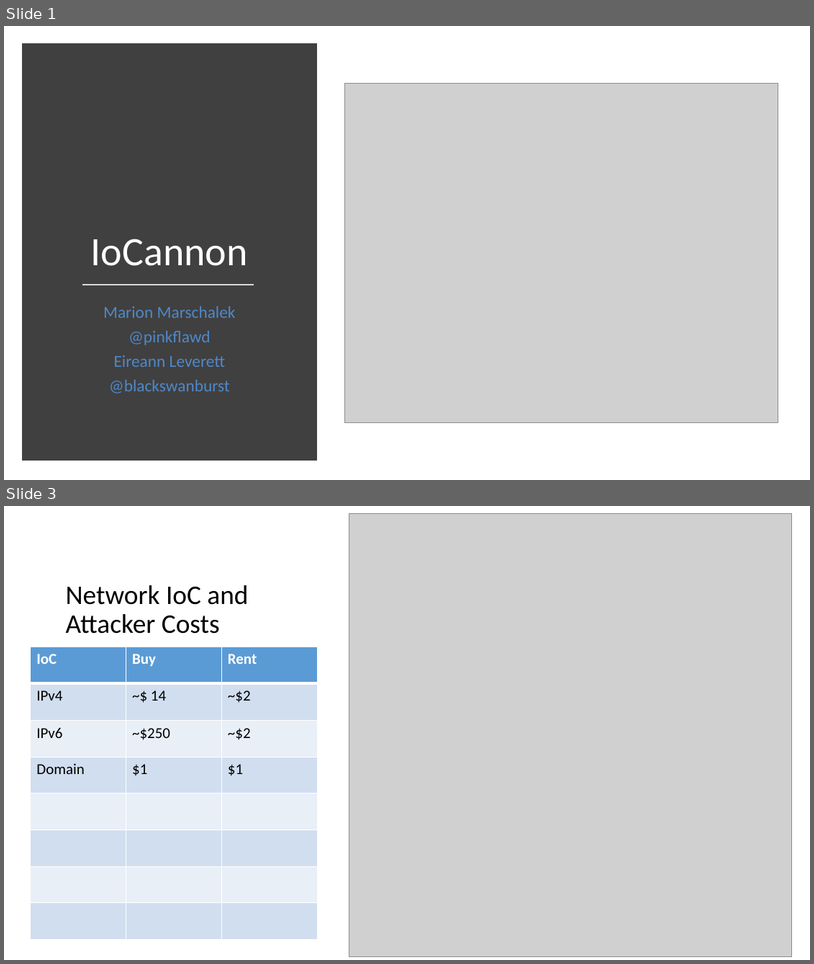
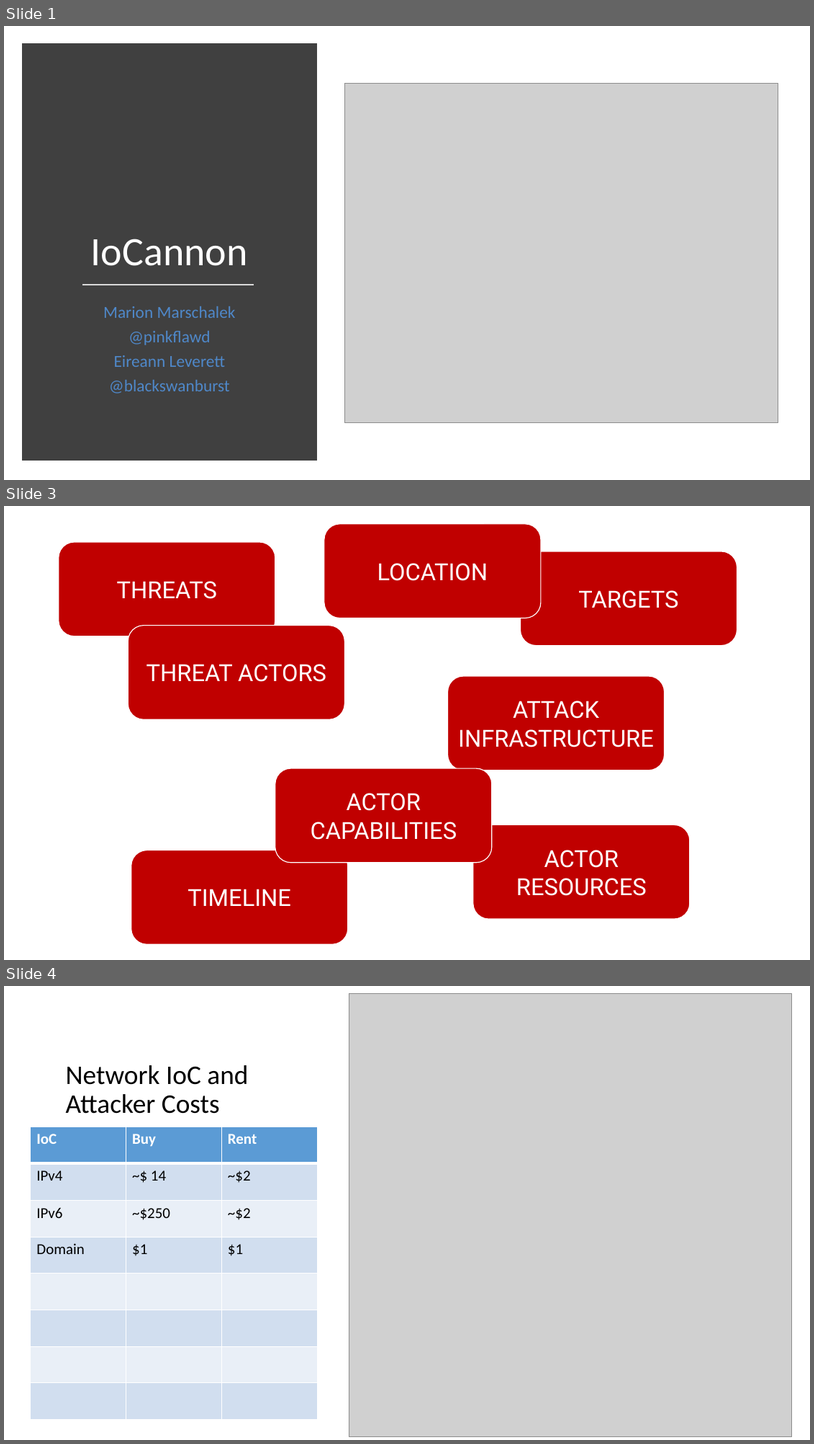
Before and after one commit to pinkflawd/IoCannon, a slide deck: draft.pptx. Shown one above the other, each under a label of ours: slides 1 and 3 before the commit, slides 1, 3 and 4 after it; the slides between them are not shown. The pictures are 814x964 and 814x1444 pixels, drawn with LibreOffice and Linux fonts; fonts in the diff are those of the drawing; grey boxes stand for pictures. Boxes give left, top, right and bottom in pixels: in the first picture for what was removed or moved away, otherwise in the second. Text is boxed around its words. In the diff, an @@ line names an element or a change of style, - is before the commit and + after.

```diff
--- a/draft.pptx
+++ b/draft.pptx
@@ slide 3 added at (4,506,810,960), background #FFFFFF @@
@@ rounded rectangle added at (324,524,541,618), fill #C00000, outline #FFFFFF 1 pt, 28 pt, text #FFFFFF @@
+LOCATION
@@ rounded rectangle added at (59,542,275,636), fill #C00000, outline #FFFFFF 1 pt, 28 pt, text #FFFFFF @@
+THREATS
@@ rounded rectangle added at (521,551,737,646), fill #C00000, outline #FFFFFF 1 pt, 28 pt, text #FFFFFF @@
+TARGETS
@@ rounded rectangle added at (128,626,345,720), fill #C00000, outline #FFFFFF 1 pt, 28 pt, text #FFFFFF @@
+THREAT ACTORS
@@ rounded rectangle added at (448,676,665,770), fill #C00000, outline #FFFFFF 1 pt, 28 pt, text #FFFFFF @@
+ATTACK INFRASTRUCTURE
@@ rounded rectangle added at (275,768,492,862), fill #C00000, outline #FFFFFF 1 pt, 28 pt, text #FFFFFF @@
+ACTOR CAPABILITIES
@@ rounded rectangle added at (473,825,690,919), fill #C00000, outline #FFFFFF 1 pt, 28 pt, text #FFFFFF @@
+ACTOR RESOURCES
@@ rounded rectangle added at (131,850,347,944), fill #C00000, outline #FFFFFF 1 pt, 28 pt, text #FFFFFF @@
+TIMELINE
@@ what was slide 3 is now slide 4 @@
```
Also in this commit, not shown: 6 slides changed, 8 other slides added, 5 slides removed.
